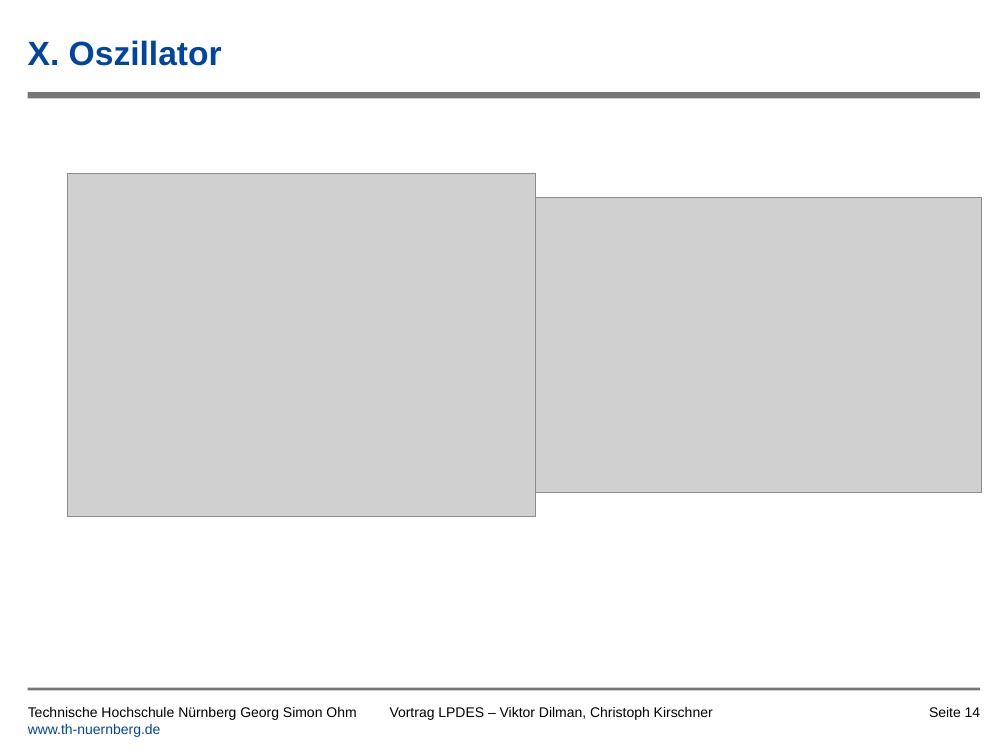
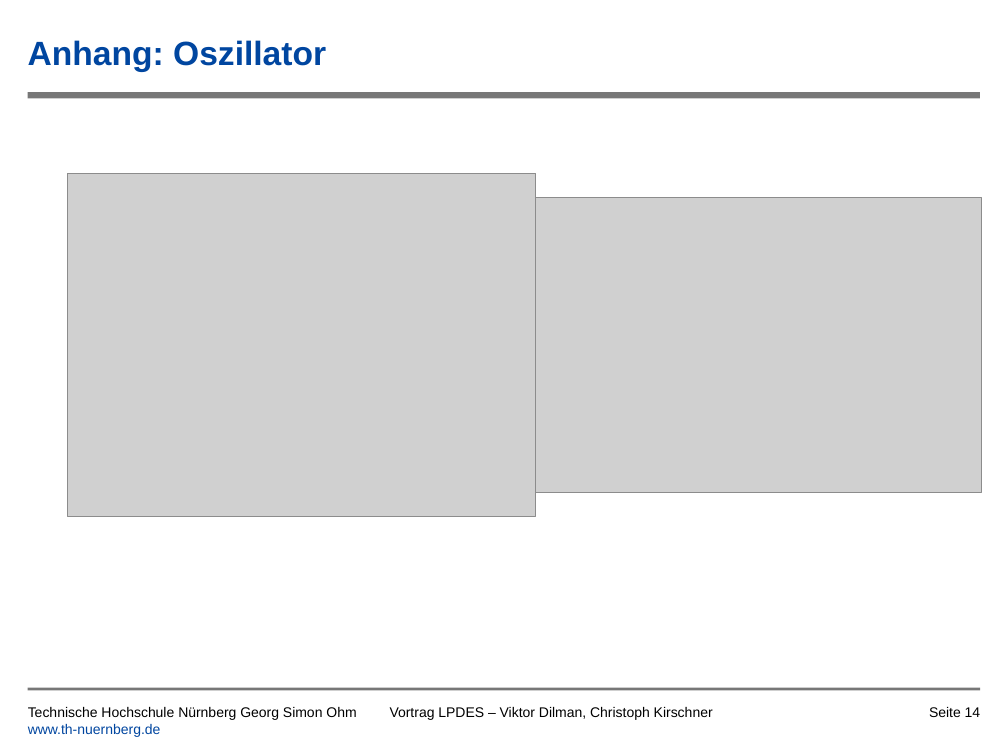
Before and after one commit to tsedlmeier/Synthesizer, a slide deck: slide 14 of Vortrag/Leiterplatte_als_Musikinstrument_Kirschner_Dilman.pptx. Drawn at 1008x756 pixels with LibreOffice and Linux fonts; fonts in the diff are those of the drawing; grey boxes stand for pictures; background and template pictures are left out. Boxes give left, top, right and bottom in pixels: in the first picture for what was removed or moved away, otherwise in the second. Text is boxed around its words. In the diff, an @@ line names an element or a change of style, - is before the commit and + after.

```diff
--- a/Vortrag/Leiterplatte_als_Musikinstrument_Kirschner_Dilman.pptx
+++ b/Vortrag/Leiterplatte_als_Musikinstrument_Kirschner_Dilman.pptx
@@ title at bbox=[28, 40, 326, 72]: text changed @@
-X. Oszillator
+Anhang: Oszillator
```
Also in this commit, not shown: 3 other slides changed, 3 slides added, 1 other file.
